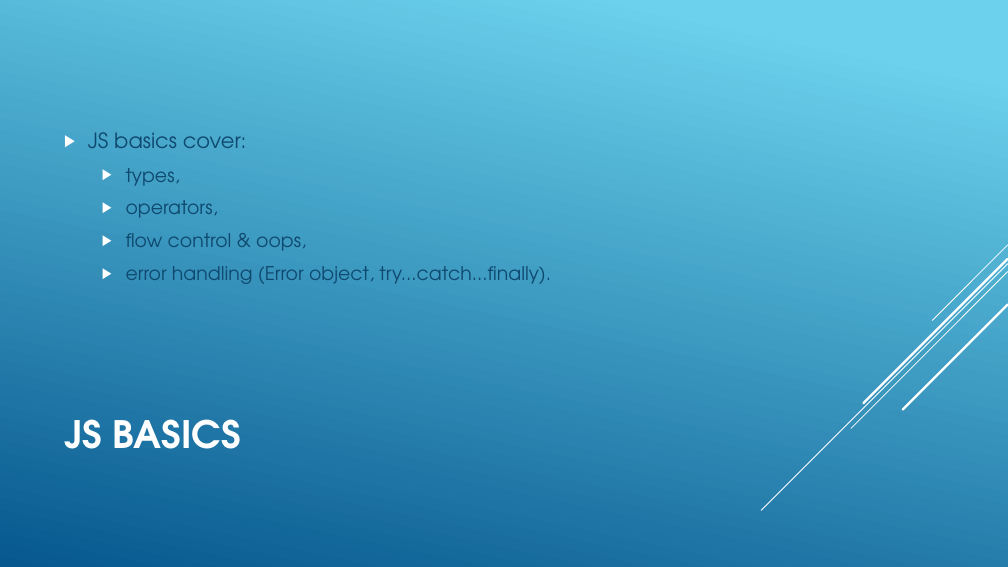
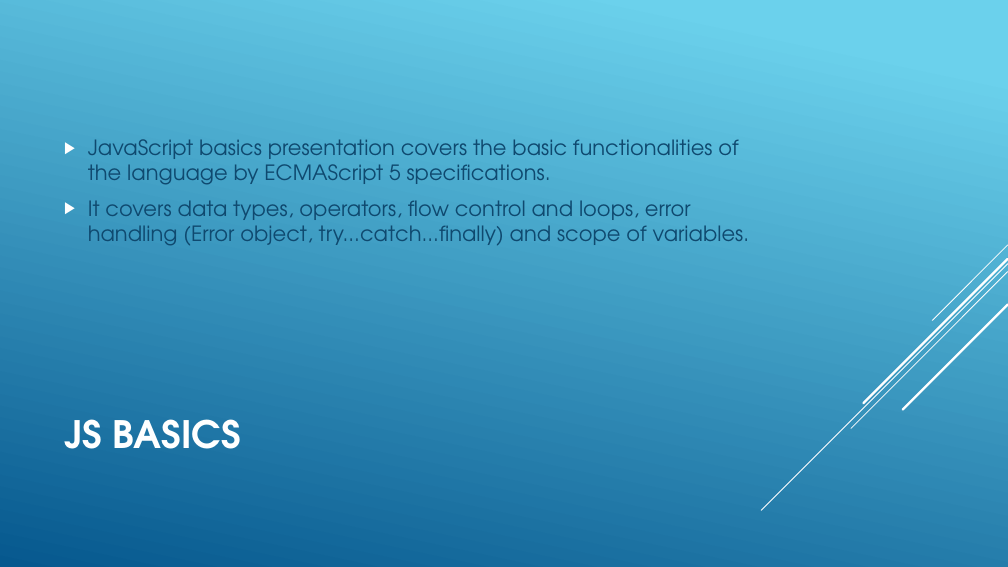
Before and after one commit to Zuehlke/security-onboarding, a slide deck: slide 6 of javascript_basics/Introduction.pptx. Drawn at 1008x567 pixels with LibreOffice and Linux fonts; fonts in the diff are those of the drawing. Boxes give left, top, right and bottom in pixels: in the first picture for what was removed or moved away, otherwise in the second. Text is boxed around its words. In the diff, an @@ line names an element or a change of style, - is before the commit and + after.

```diff
--- a/javascript_basics/Introduction.pptx
+++ b/javascript_basics/Introduction.pptx
@@ text at (88, 139, 750, 245): text changed; size 18 to 20 pt @@
-▶ JS basics cover:
-  ▶ types,
-  ▶ operators,
-  ▶ flow control & oops,
-  ▶ error handling (Error object, try...catch...finally).
+▶ JavaScript basics presentation covers the basic functionalities of the language by ECMAScript 5 specifications.
+▶ It covers data types, operators, flow control and loops, error handling (Error object, try...catch...finally) and scope of variables.
```
Also in this commit, not shown: 11 other slides changed, 6 other files.
